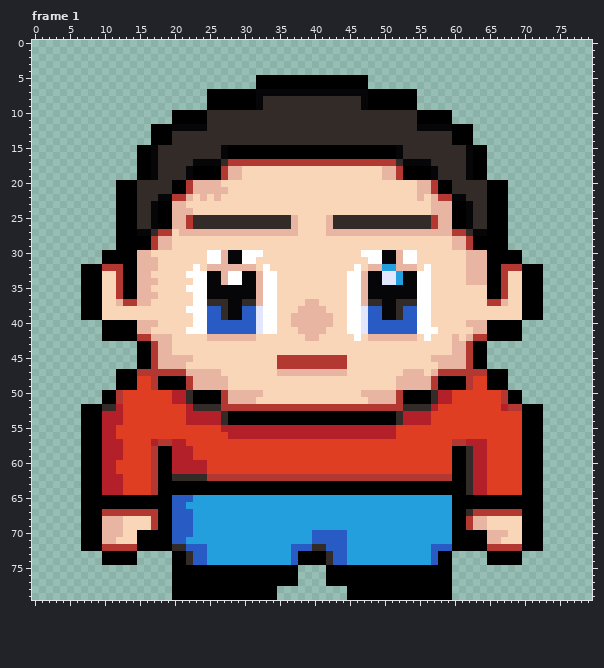
Animated GIF sprite, stored at src/main/resources/Player1/standing.gif. That is the earlier state.
The file is 80x80 pixels, 4 frames. Shown: frame 1. The commit also changed other frames, which this record leaves out.
And afterwards:
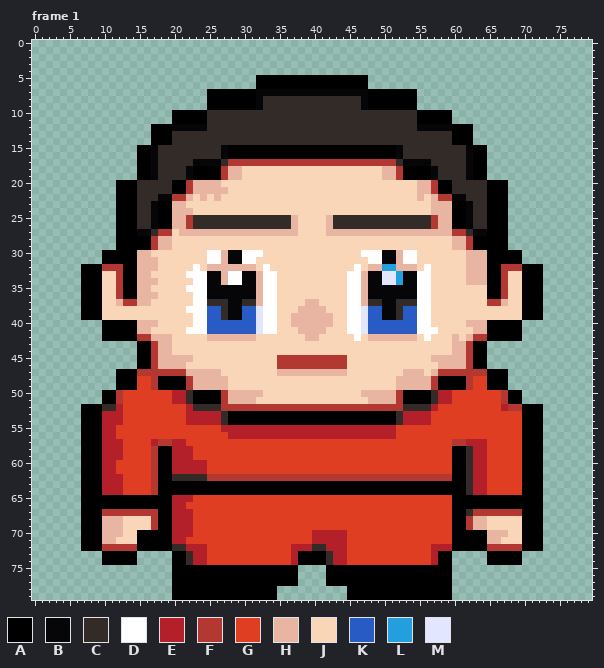
Palette (. is transparent): A #000000  B #060608  C #322b28  D #ffffff  E #b4202a  F #b33831  G #df3e23  H #e9b5a3  J #fad6b8  K #285cc4  L #249fde  M #e3e6ff
Changes in this commit:
Changed rows in their new state; - is an unchanged pixel.
Frame 1:
first column x 20:
65 EEEGGGGGGGGGGGGGGGGGGGGGGGGGGGGGGGGGGGGG
66 EEGGGGGGGGGGGGGGGGGGGGGGGGGGGGGGGGGGGGGG
67 EEEGGGGGGGGGGGGGGGGGGGGGGGGGGGGGGGGGGGGG
68 EEEGGGGGGGGGGGGGGGGGGGGGGGGGGGGGGGGGGGGG
69 EEEGGGGGGGGGGGGGGGGGGGGGGGGGGGGGGGGGGGGG
70 EEEGGGGGGGGGGGGGGGGGEEEEEGGGGGGGGGGGGGGG
71 EEGGGGGGGGGGGGGGGGGGEEEEEGGGGGGGGGGGGGGG
72 --EEEGGGGGGGGGGGGEEE--EEEGGGGGGGGGGGGEEE
73 ---EEGGGGGGGGGGGGE-----EEGGGGGGGGGGGGE--
74 ---EEGGGGGGGGGGGGE-----EEGGGGGGGGGGGGE--
Boxes around the changes in both pictures, in picture pixels (x1, y1, x2, y2):
changed: (172, 495, 452, 565)
